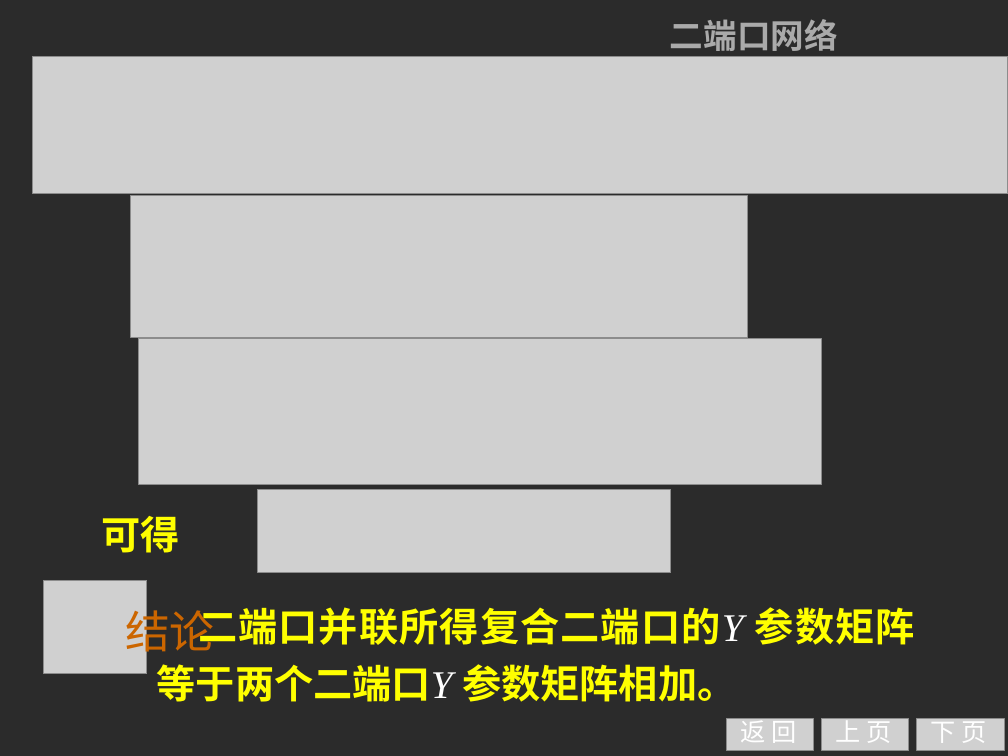
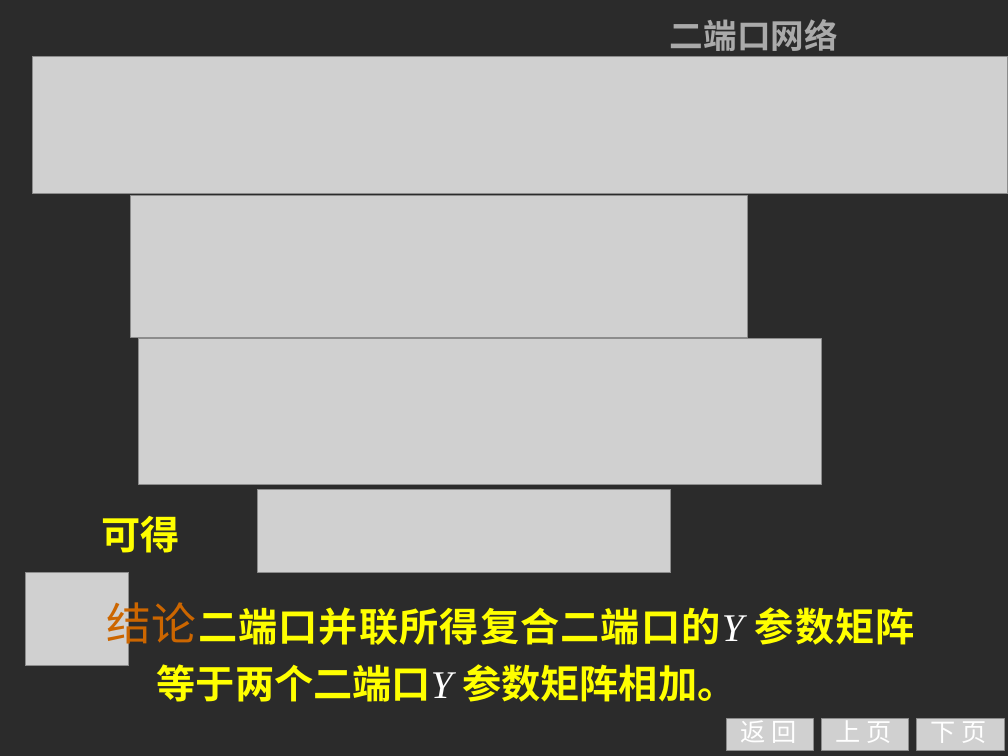
Before and after one commit to Ashington258/Circuit_analysis, a slide deck: slide 60 of 0-0课本及其资料/PPT/第16章.ppt. Drawn at 1008x756 pixels with LibreOffice and Linux fonts; fonts in the diff are those of the drawing; grey boxes stand for pictures; background and template pictures are left out; a plain dark background stands for a picture behind light text. Boxes give left, top, right and bottom in pixels: in the first picture for what was removed or moved away, otherwise in the second. Text is boxed around its words. In the diff, an @@ line names an element or a change of style, - is before the commit and + after.

```diff
--- a/0-0课本及其资料/PPT/第16章.ppt
+++ b/0-0课本及其资料/PPT/第16章.ppt
@@ picture: place and size @@
-picture at [43,581,146,674]
+picture at [25,573,128,666]
@@ text "结论": place and size @@
-text "结论" at [125,602,215,659]
+text "结论" at [107,594,197,651]
```
Also in this commit, not shown: 28 other files.
